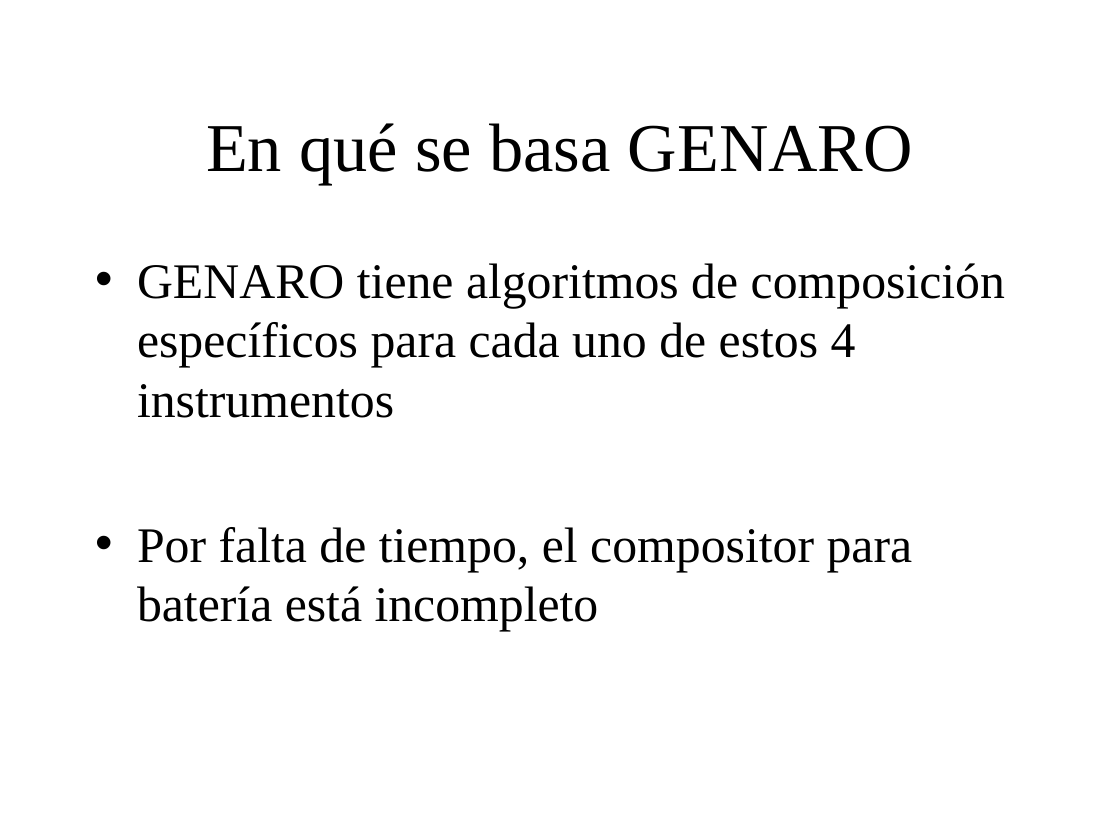
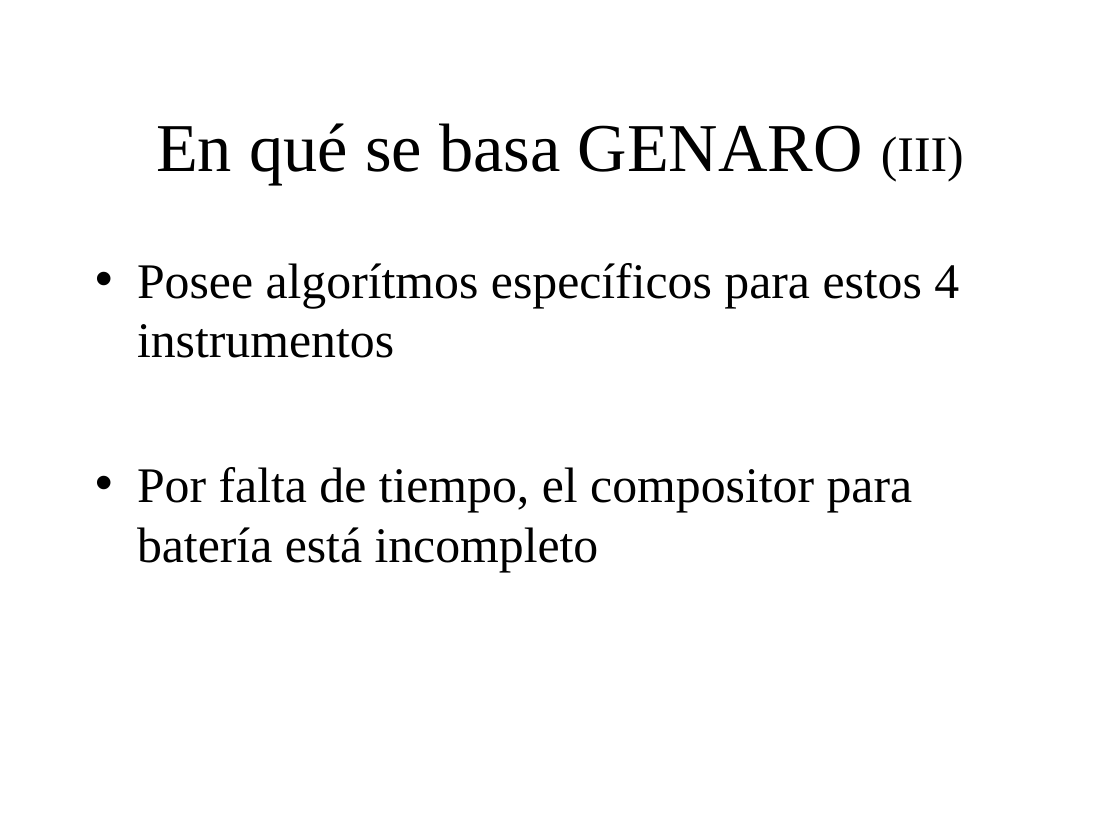
Before and after one commit to BackupTheBerlios/genaro, a slide deck: slide 9 of Documentos/MemoriaSSII/presentacion_proyecto.ppt (slide 8 before the commit). Drawn at 1120x840 pixels with LibreOffice and Linux fonts; fonts in the diff are those of the drawing; background and template pictures are left out. Boxes give left, top, right and bottom in pixels: in the first picture for what was removed or moved away, otherwise in the second. Text is boxed around its words. In the diff, an @@ line names an element or a change of style, - is before the commit and + after.

```diff
--- a/Documentos/MemoriaSSII/presentacion_proyecto.ppt
+++ b/Documentos/MemoriaSSII/presentacion_proyecto.ppt
@@ title at [156,123,964,185]: text changed @@
-En qué se basa GENARO
+En qué se basa GENARO (III)
@@ text at [137,263,959,358]: text changed @@
-• GENARO tiene algoritmos de composición específicos para cada uno de estos 4 instrumentos
+• Posee algorítmos específicos para estos 4 instrumentos
```
Also in this commit, not shown: 19 other slides changed, 10 slides added, 1 slide removed.
